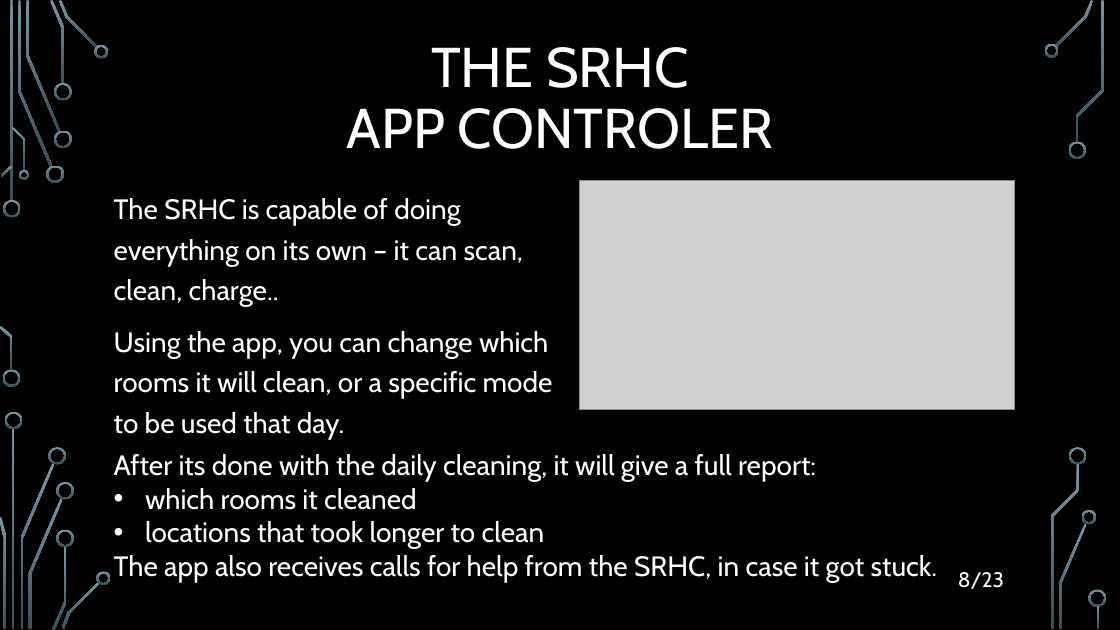
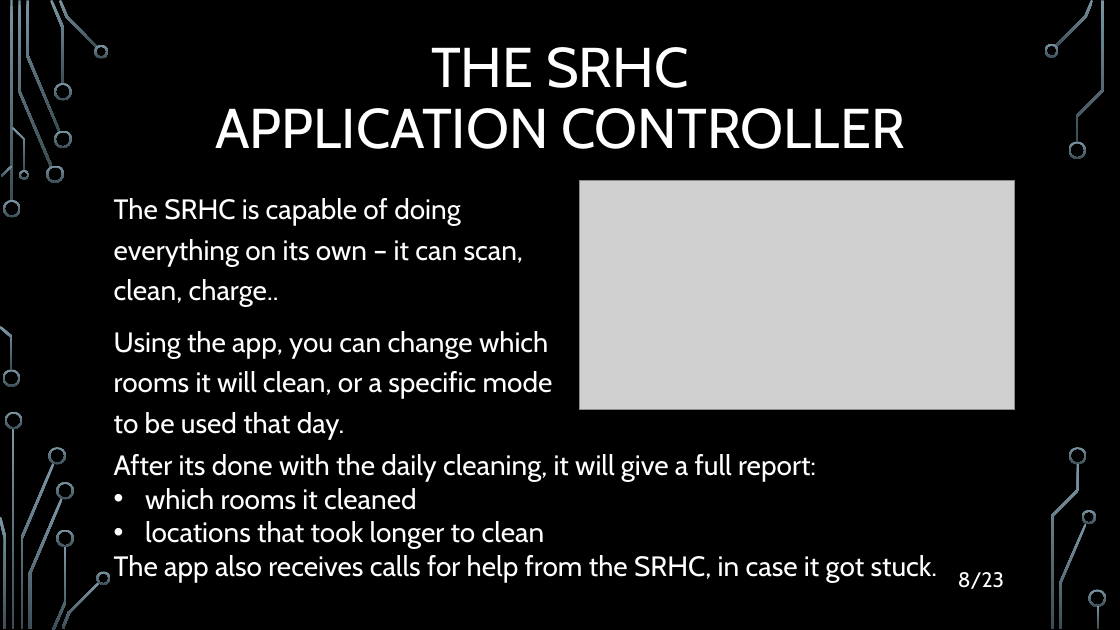
Before and after one commit to filozof50/UP, a slide deck: slide 8 of hw2/H2020.pptx. Drawn at 1120x630 pixels with LibreOffice and Linux fonts; fonts in the diff are those of the drawing; grey boxes stand for pictures; background and template pictures are left out. Boxes give left, top, right and bottom in pixels: in the first picture for what was removed or moved away, otherwise in the second. Text is boxed around its words. In the diff, an @@ line names an element or a change of style, - is before the commit and + after.

```diff
--- a/hw2/H2020.pptx
+++ b/hw2/H2020.pptx
@@ title at box(215, 47, 905, 149): text changed @@
-THE SRHC
-APP CONTROLER
+THE SRHC
+APPLICATION CONTROLLER
```
Also in this commit, not shown: 4 other slides changed.
